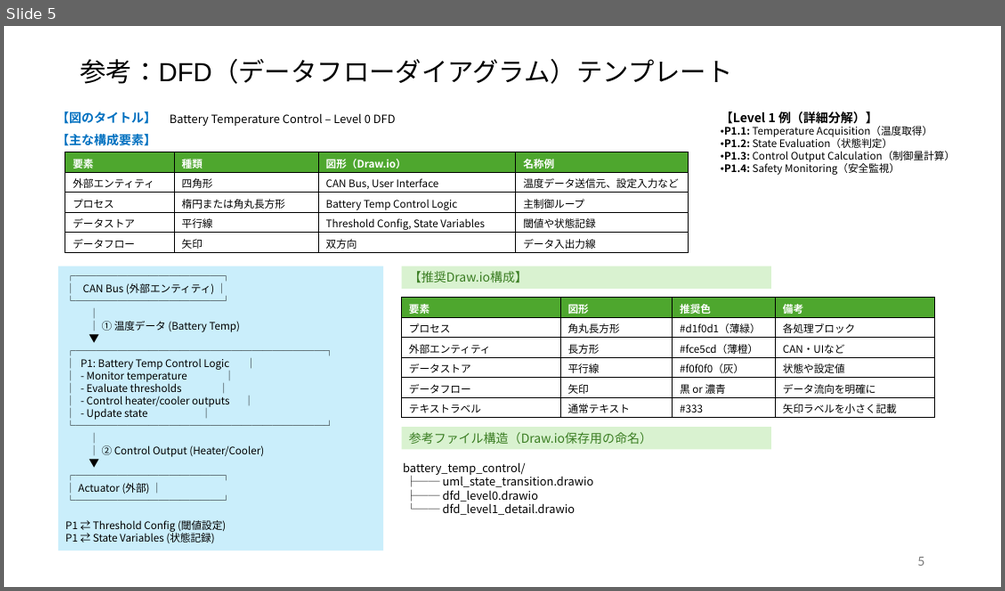
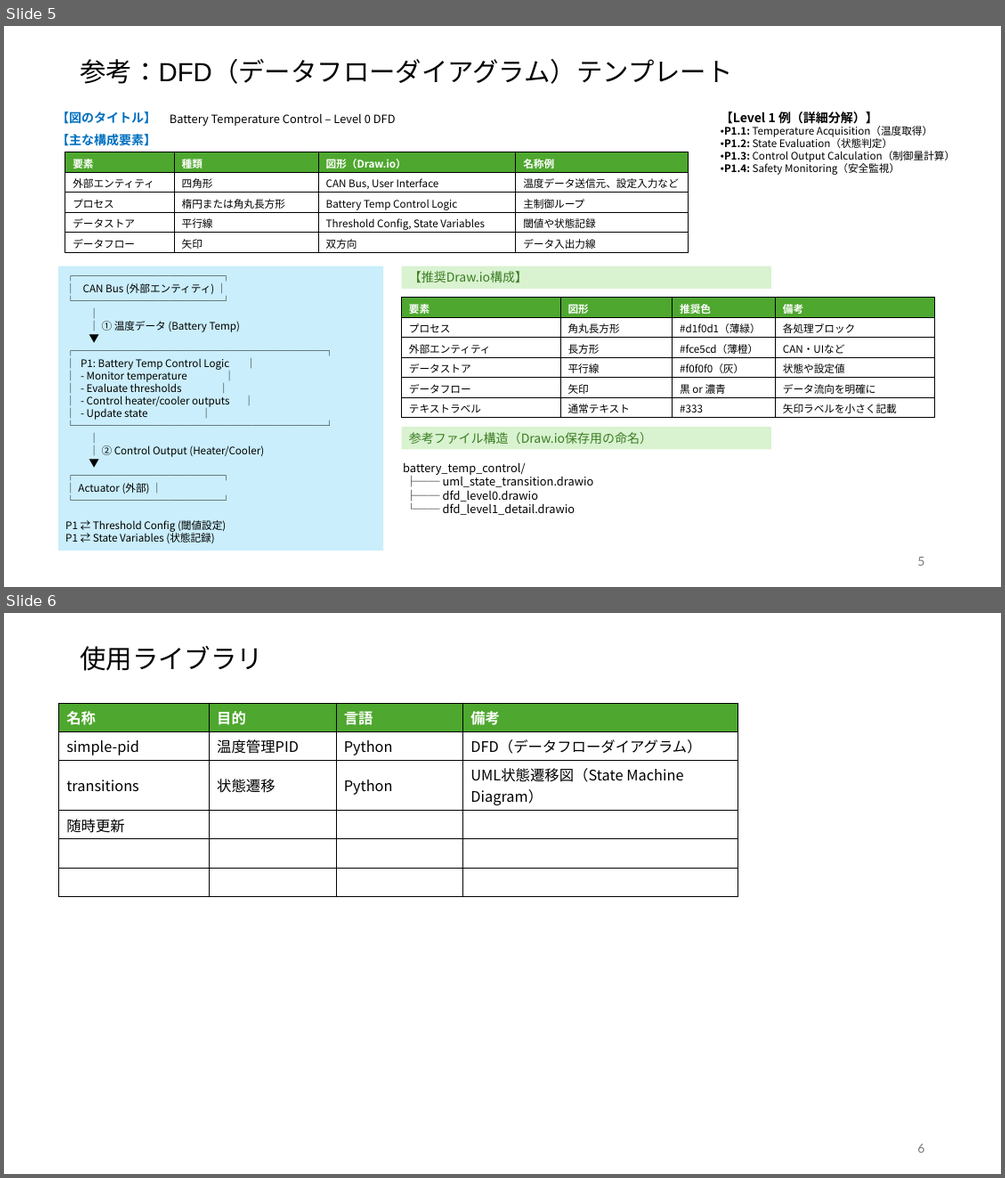
Before and after one commit to KazYag/nyaTraining-python-project, a slide deck: Specification/基本仕様.pptx. Shown one above the other, each under a label of ours: slide 5 before the commit, slides 5 and 6 after it. The pictures are 1005x591 and 1005x1178 pixels, drawn with LibreOffice and Linux fonts; fonts in the diff are those of the drawing. Boxes give left, top, right and bottom in pixels: in the first picture for what was removed or moved away, otherwise in the second. Text is boxed around its words. In the diff, an @@ line names an element or a change of style, - is before the commit and + after.

Commit message:
参照用ライブラリ作成

```diff
--- a/Specification/基本仕様.pptx
+++ b/Specification/基本仕様.pptx
@@ slide 6 added at <box>4,613,1001,1174</box>, background #FFFFFF @@
@@ title added at <box>80,646,263,671</box>, 25.2 pt, text #000000 @@
+使用ライブラリ
@@ table added at <box>59,703,738,869</box>, 6 rows, 4 columns @@
+名称 | 目的 | 言語 | 備考
+simple-pid | 温度管理PID | Python | DFD（データフローダイアグラム）
+transitions | 状態遷移 | Python | UML状態遷移図（State Machine Diagram）
+随時更新 |  |  | 
+ |  |  | 
+ |  |  | 
@@ page number added at <box>917,1143,924,1152</box>, 12 pt, text #797979 @@
+6
```
Also in this commit, not shown: 6 other files.
